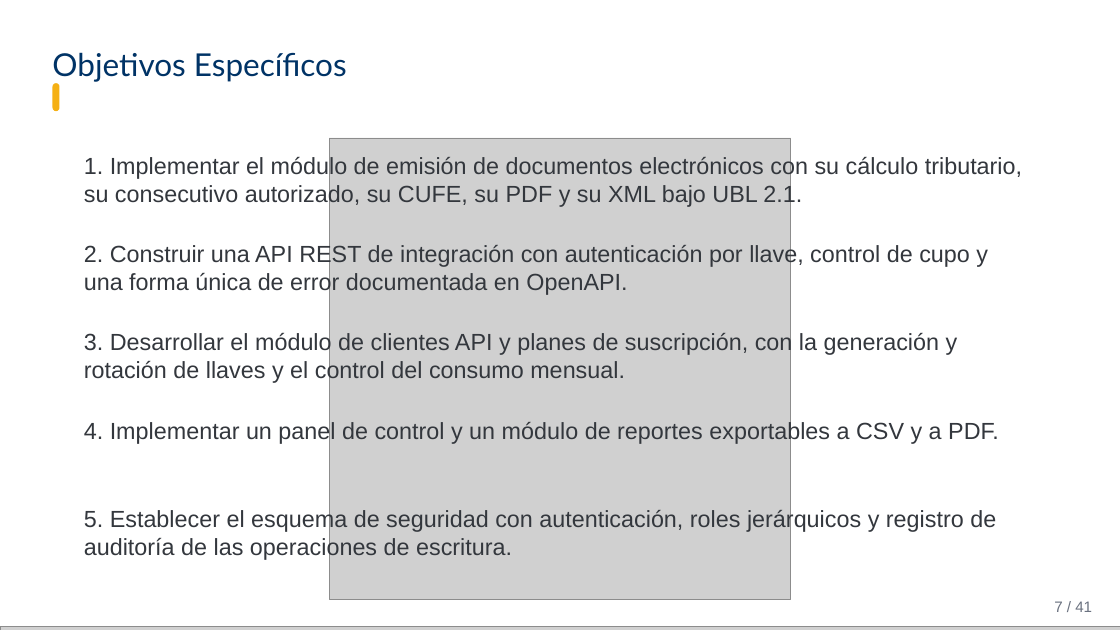
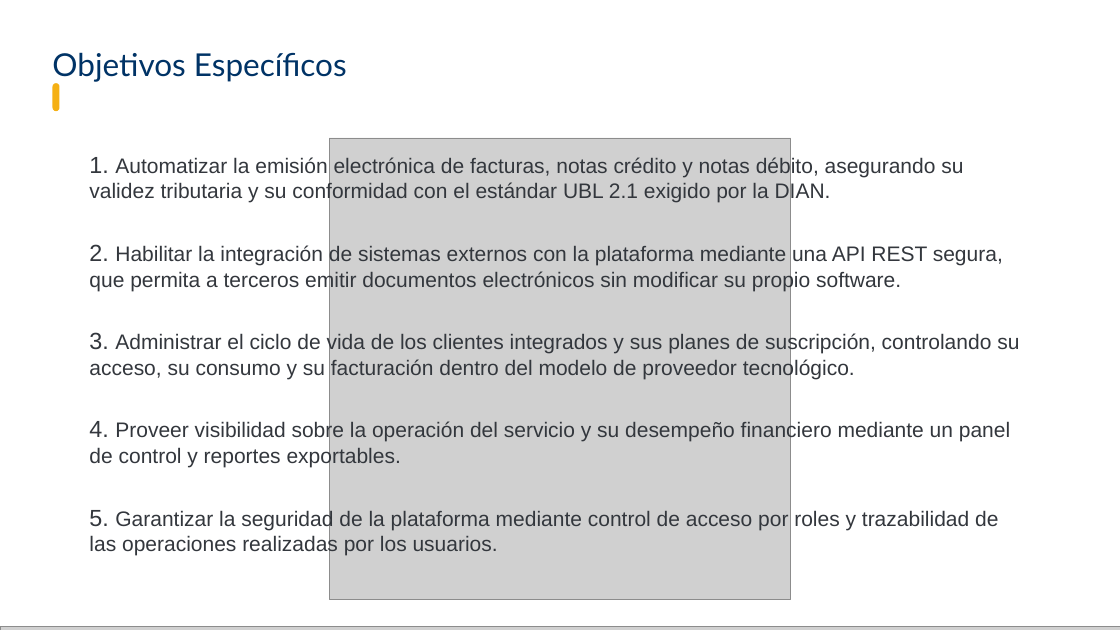
Before and after one commit to Brandonpyjv/Factugest, a slide deck: slide 7 of docs expo/carpeta exposicion/FactuGest - Sustentación.pptx. Drawn at 1120x630 pixels with LibreOffice and Linux fonts; fonts in the diff are those of the drawing; grey boxes stand for pictures; background and template pictures are left out. Boxes give left, top, right and bottom in pixels: in the first picture for what was removed or moved away, otherwise in the second. Text is boxed around its words. In the diff, an @@ line names an element or a change of style, - is before the commit and + after.

```diff
--- a/docs expo/carpeta exposicion/FactuGest - Sustentación.pptx
+++ b/docs expo/carpeta exposicion/FactuGest - Sustentación.pptx
@@ text at (89,156,963,203): text changed; size 20 to 18 pt @@
-1. Implementar el módulo de emisión de documentos electrónicos con su cálculo tributario, su consecutivo autorizado, su CUFE, su PDF y su XML bajo UBL 2.1.
+1. Automatizar la emisión electrónica de facturas, notas crédito y notas débito, asegurando su validez tributaria y su conformidad con el estándar UBL 2.1 exigido por la DIAN.
@@ text at (89,244,1003,291): text changed; size 20 to 18 pt @@
-2. Construir una API REST de integración con autenticación por llave, control de cupo y una forma única de error documentada en OpenAPI.
+2. Habilitar la integración de sistemas externos con la plataforma mediante una API REST segura, que permita a terceros emitir documentos electrónicos sin modificar su propio software.
@@ text at (89,332,1019,379): text changed; size 20 to 18 pt @@
-3. Desarrollar el módulo de clientes API y planes de suscripción, con la generación y rotación de llaves y el control del consumo mensual.
+3. Administrar el ciclo de vida de los clientes integrados y sus planes de suscripción, controlando su acceso, su consumo y su facturación dentro del modelo de proveedor tecnológico.
@@ text at (89,421,1010,468): text changed; size 20 to 18 pt @@
-4. Implementar un panel de control y un módulo de reportes exportables a CSV y a PDF.
+4. Proveer visibilidad sobre la operación del servicio y su desempeño financiero mediante un panel de control y reportes exportables.
@@ text at (89,509,998,556): text changed; size 20 to 18 pt @@
-5. Establecer el esquema de seguridad con autenticación, roles jerárquicos y registro de auditoría de las operaciones de escritura.
+5. Garantizar la seguridad de la plataforma mediante control de acceso por roles y trazabilidad de las operaciones realizadas por los usuarios.
@@ text removed at (1054,601,1092,612) @@
-7 / 41
```
Also in this commit, not shown: 35 other slides changed, 2 slides added, 5 slides removed, 10 other files.
